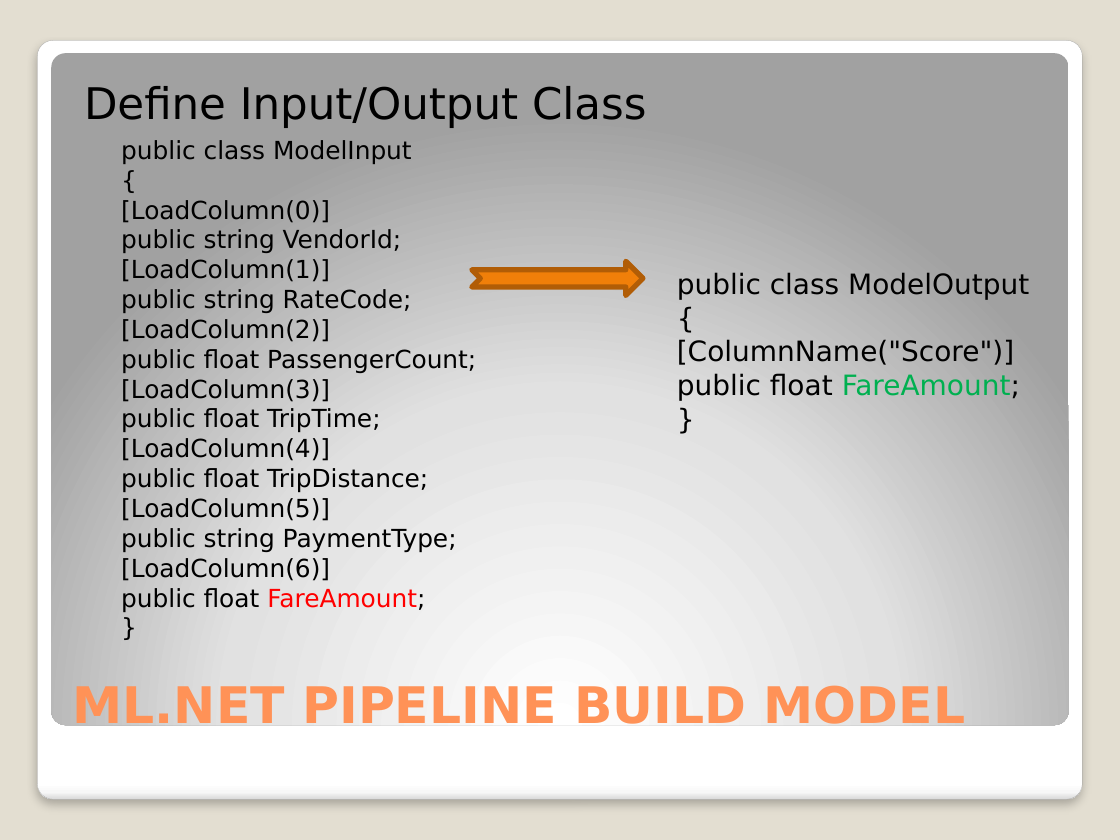
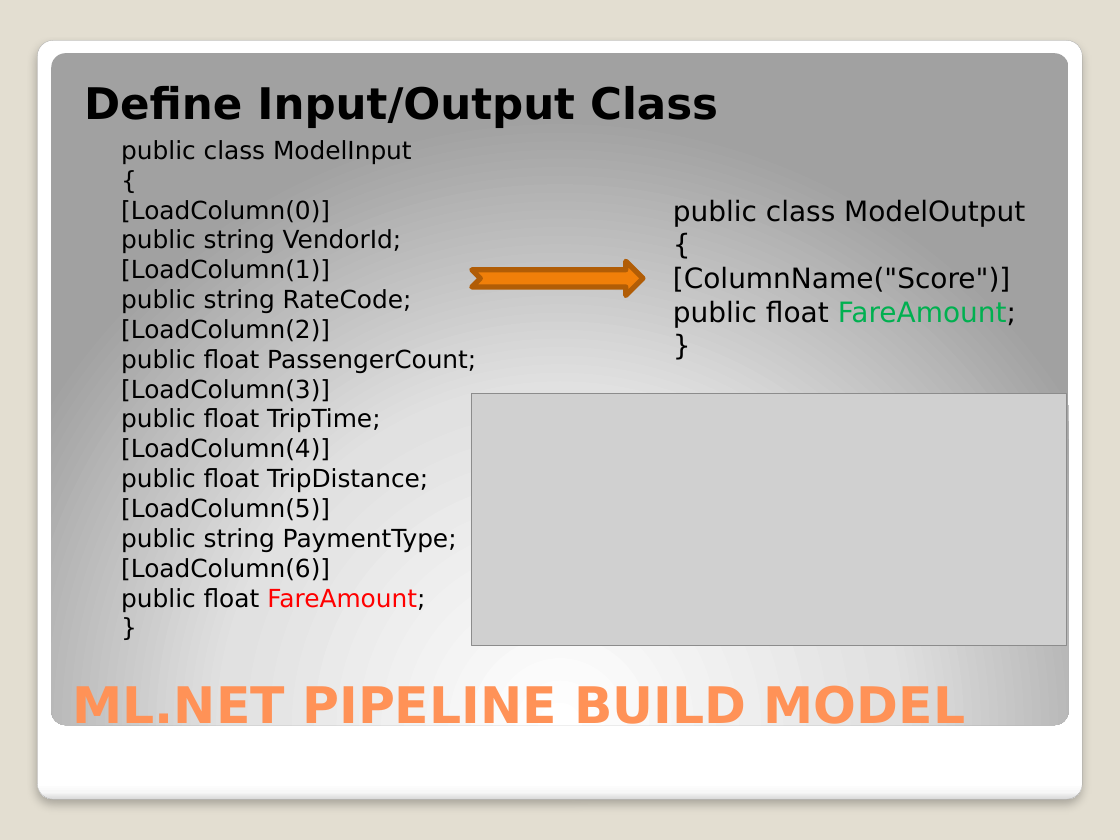
Before and after one commit to djkormo/mlnet-cli, a slide deck: slide 10 of presentation/Machine learning in Azure without Python.pptx (slide 12 before the commit). Drawn at 1120x840 pixels with LibreOffice and Linux fonts; fonts in the diff are those of the drawing; grey boxes stand for pictures. Boxes give left, top, right and bottom in pixels: in the first picture for what was removed or moved away, otherwise in the second. Text is boxed around its words. In the diff, an @@ line names an element or a change of style, - is before the commit and + after.

```diff
--- a/presentation/Machine learning in Azure without Python.pptx
+++ b/presentation/Machine learning in Azure without Python.pptx
@@ text "Define Input/Output Class" at [84, 86, 718, 128]: bold on @@
@@ text "public class ModelOutput": place and size @@
-text "public class ModelOutput" at [677, 272, 1029, 401]
+text "public class ModelOutput" at [673, 199, 1025, 328]
@@ picture added at [472, 393, 1066, 645] @@
```
Also in this commit, not shown: 16 other slides changed, 3 slides added, 1 other file.
